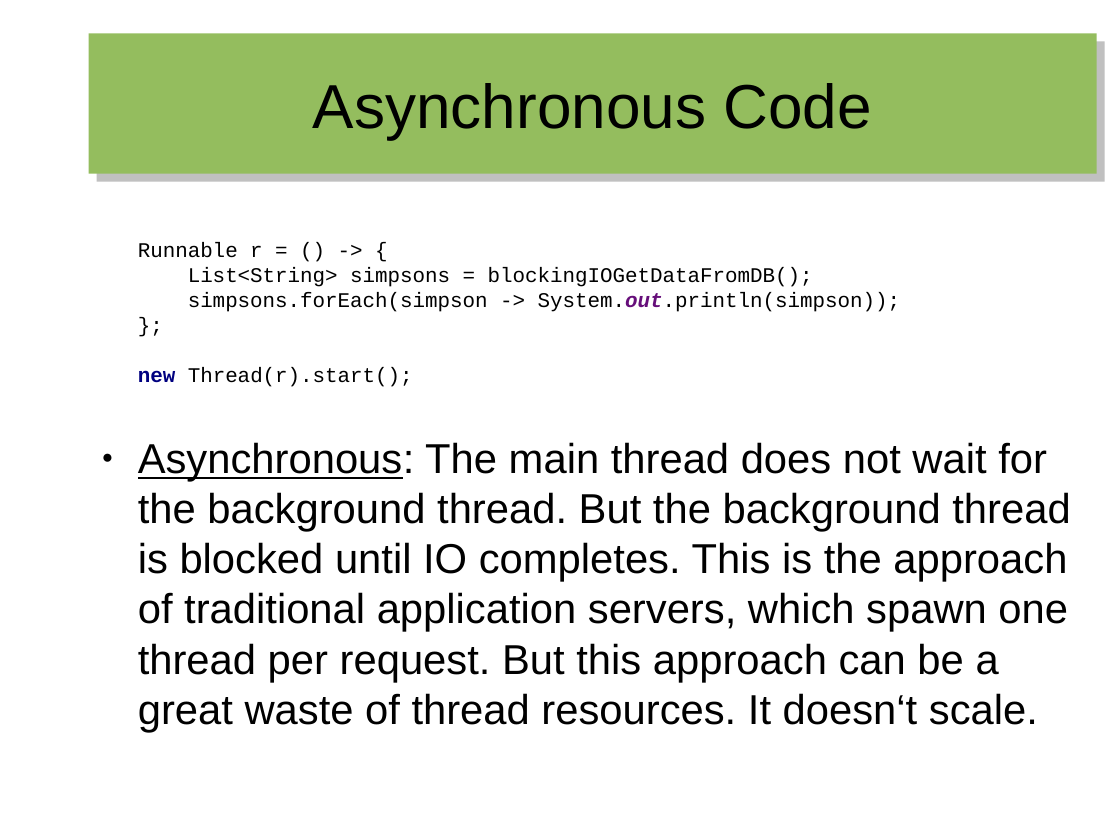
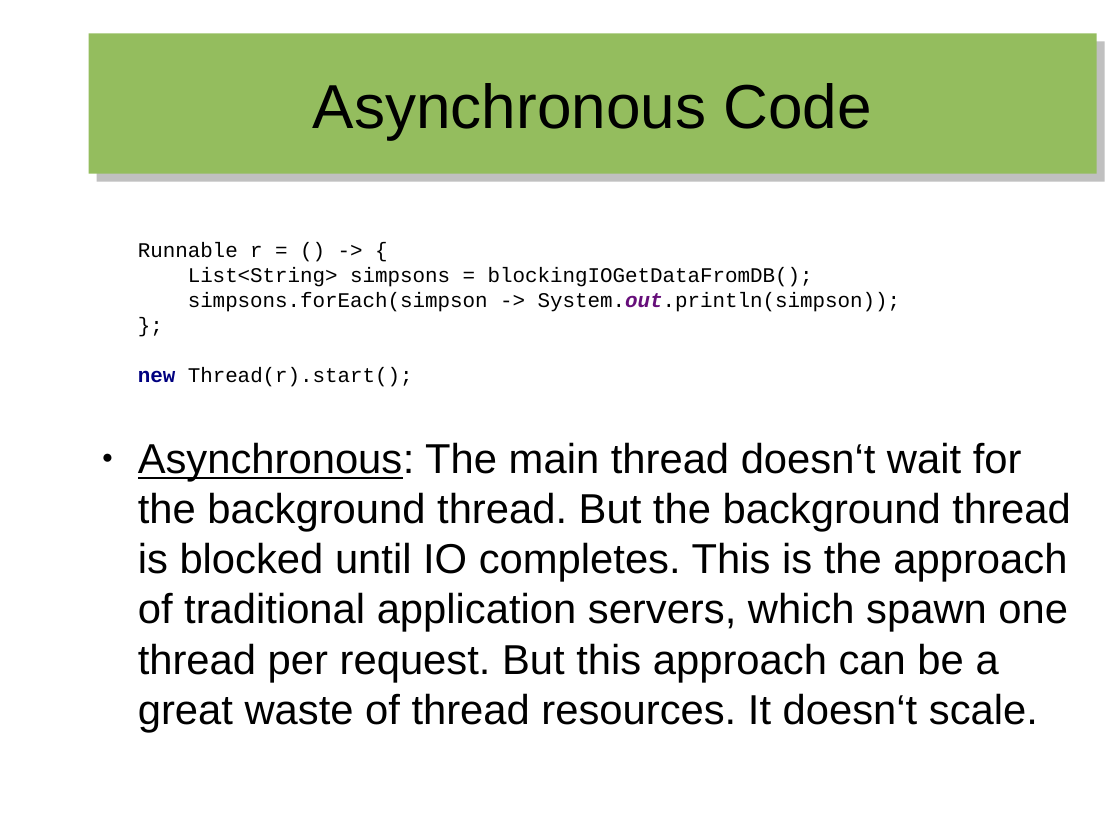
Before and after one commit to hermannhueck/reactive-mongo-access, a slide deck: slide 14 of Slides/2016-06_Reactive Mongo Access from Java 8.odp. Drawn at 1120x840 pixels with LibreOffice and Linux fonts; fonts in the diff are those of the drawing. Boxes give left, top, right and bottom in pixels: in the first picture for what was removed or moved away, otherwise in the second. Text is boxed around its words. In the diff, an @@ line names an element or a change of style, - is before the commit and + after.

```diff
--- a/Slides/2016-06_Reactive Mongo Access from Java 8.odp
+++ b/Slides/2016-06_Reactive Mongo Access from Java 8.odp
@@ text at (138,442,1070,732): text changed @@
-● Asynchronous: The main thread does not wait for the background thread. But the background thread is blocked until IO completes. This is the approach of traditional application servers, which spawn one thread per request. But this approach can be a great waste of thread resources. It doesn‘t scale.
+● Asynchronous: The main thread doesn‘t wait for the background thread. But the background thread is blocked until IO completes. This is the approach of traditional application servers, which spawn one thread per request. But this approach can be a great waste of thread resources. It doesn‘t scale.
```
Also in this commit, not shown: 33 other slides changed, 4 slides added, 1 slide removed, 30 other files.
